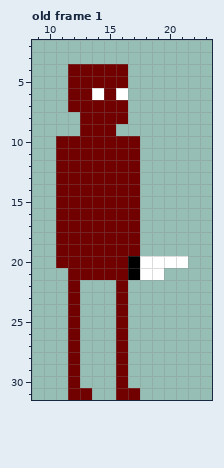
One commit to this pixel-art file: Assets/Visuals/Humanoid/Player/Enemy_Character.aseprite. The first picture shows the starting point.
32x32 pixels, 3 frames. Shown: old frame 1: x 9..23, y 2..31. The commit also changed other frames, which this record leaves out.
Now the later version:
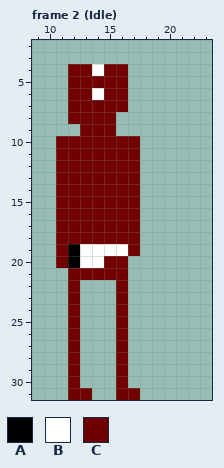
Palette (. is transparent): A #000000  B #ffffff  C #710000
A new or re-ordered frame is compared with the old frame closest to it.
The edit:
frames 3 -> 16
Frame 2 (Idle) is new; against old frame 1:
The edit turns colour C into colour A in rows 19 to 20 at x 12.
The edit turns colour C into colour B in row 4 at x 14; in row 19 at x 13 to 16; in row 20 at x 13 to 14.
There is now colour C in row 8 at x 12.
The edit turns colour B into colour C in row 6 at x 16.
The edit erases colour A in rows 20 to 21 at x 17.
The edit erases colour B in row 20 at x 18 to 21; in row 21 at x 18 to 19.
The edit erases colour C in row 8 at x 16.
Changed places in both pictures, as pixel boxes (x1, y1, x2, y2):
changed: (68, 64, 128, 124)
changed: (68, 244, 188, 280)
